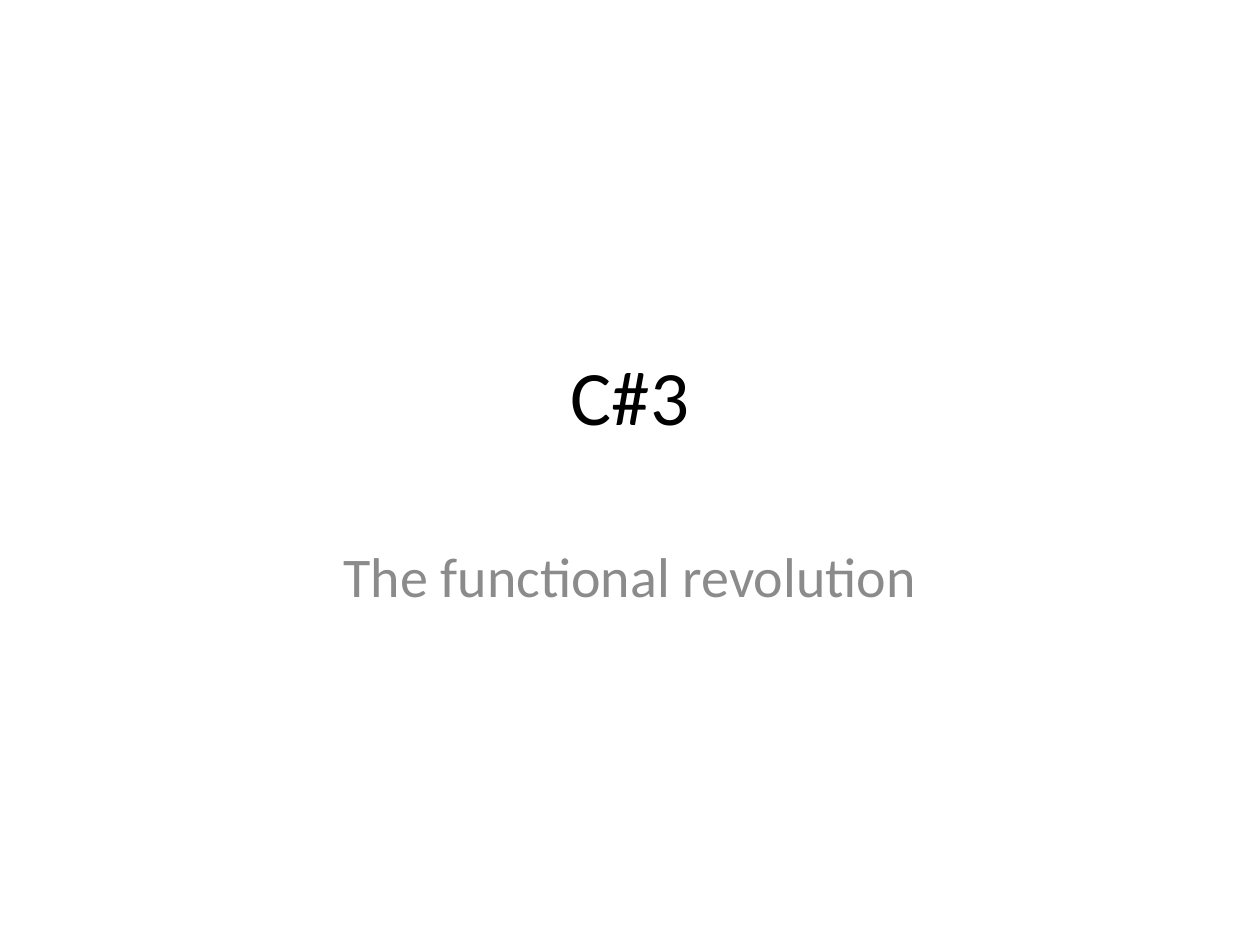
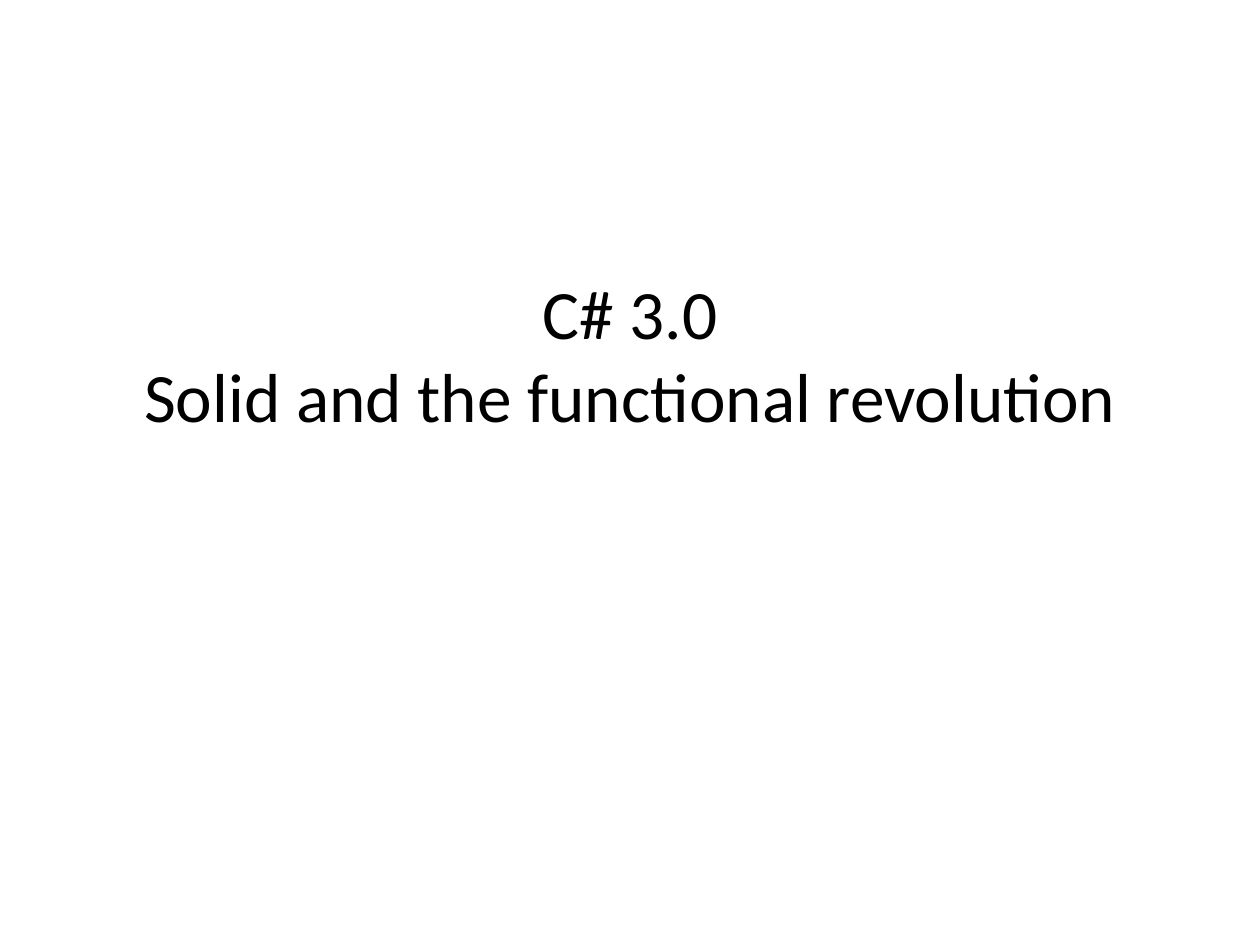
Before and after one commit to mlidbom/CSharpElevate, a slide deck: slide 1 of CSharp3.pptx (slide 2 before the commit). Drawn at 1260x945 pixels with LibreOffice and Linux fonts; fonts in the diff are those of the drawing. Boxes give left, top, right and bottom in pixels: in the first picture for what was removed or moved away, otherwise in the second. Text is boxed around its words. In the diff, an @@ line names an element or a change of style, - is before the commit and + after.

```diff
--- a/CSharp3.pptx
+++ b/CSharp3.pptx
@@ title at (144, 292, 1115, 423): text changed; size 44 to 39.6 pt @@
-C#3
+C# 3.0
+Solid and the functional revolution
@@ subtitle removed at (343, 558, 916, 598) @@
-The functional revolution
```
Also in this commit, not shown: 4 other slides changed.
